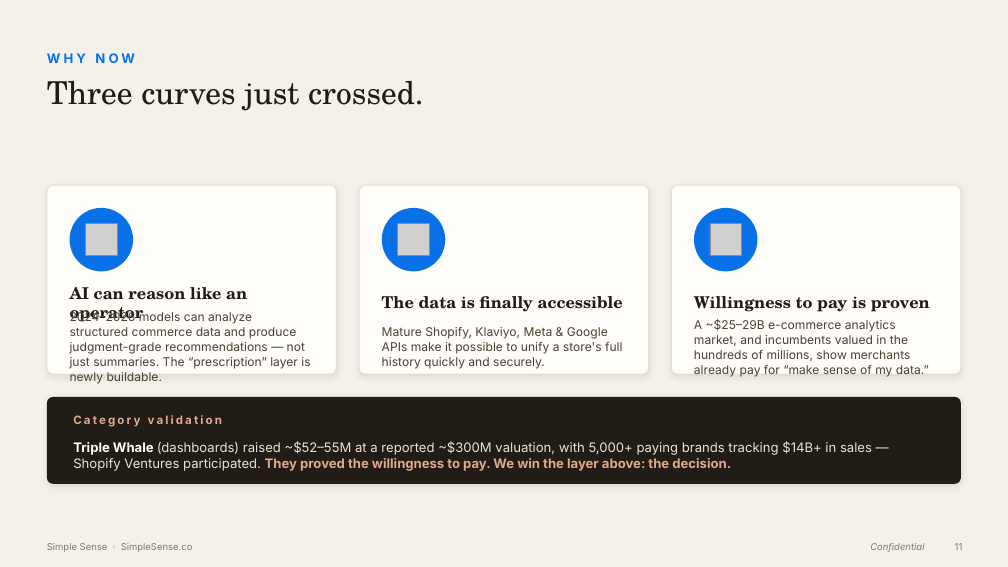
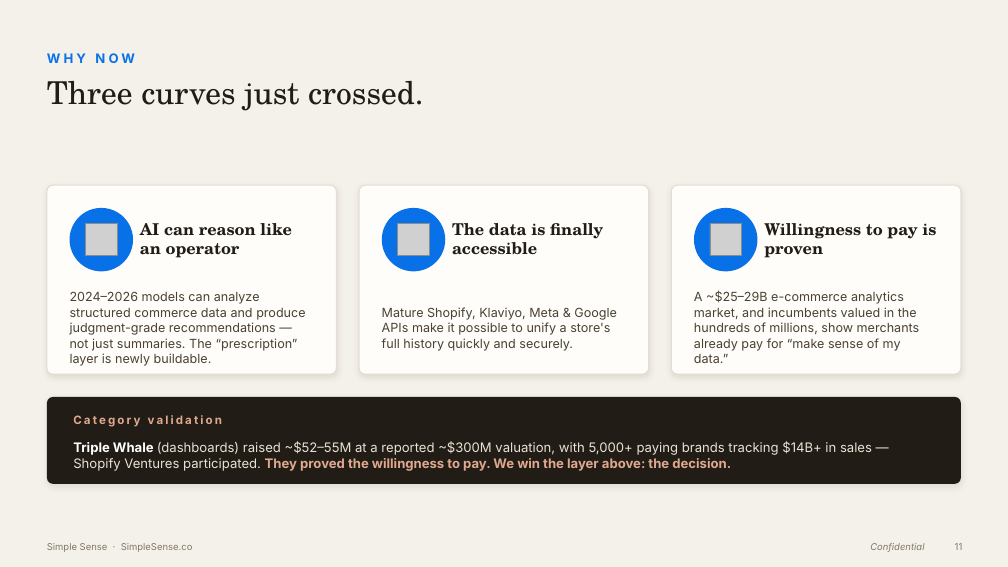
Before and after one commit to simplesense/simplesense.co, a slide deck: slide 11 of Simple_Sense_Investor_Deck.pptx. Drawn at 1008x567 pixels with LibreOffice and Linux fonts; fonts in the diff are those of the drawing; grey boxes stand for pictures. Boxes give left, top, right and bottom in pixels: in the first picture for what was removed or moved away, otherwise in the second. Text is boxed around its words. In the diff, an @@ line names an element or a change of style, - is before the commit and + after.

```diff
--- a/Simple_Sense_Investor_Deck.pptx
+++ b/Simple_Sense_Investor_Deck.pptx
@@ text "AI can reason like an ..." rewrapped from bbox=[70, 287, 247, 322] to bbox=[140, 223, 292, 258] @@
@@ text "The data is finally accessible" rewrapped from bbox=[382, 296, 623, 312] to bbox=[452, 223, 603, 255] @@
@@ text "Willingness to pay is proven" rewrapped from bbox=[694, 296, 930, 312] to bbox=[764, 223, 936, 258] @@
@@ 3 texts: place and size @@
-3 texts at bbox=[70, 311, 929, 384]
+3 texts at bbox=[70, 290, 920, 366]
@@ size 11.5 to 12 pt in 3 elements at bbox=[70, 291, 305, 366], bbox=[382, 307, 617, 351], bbox=[694, 290, 920, 363] @@
```
Also in this commit, not shown: 7 other slides changed, 24 other files.
